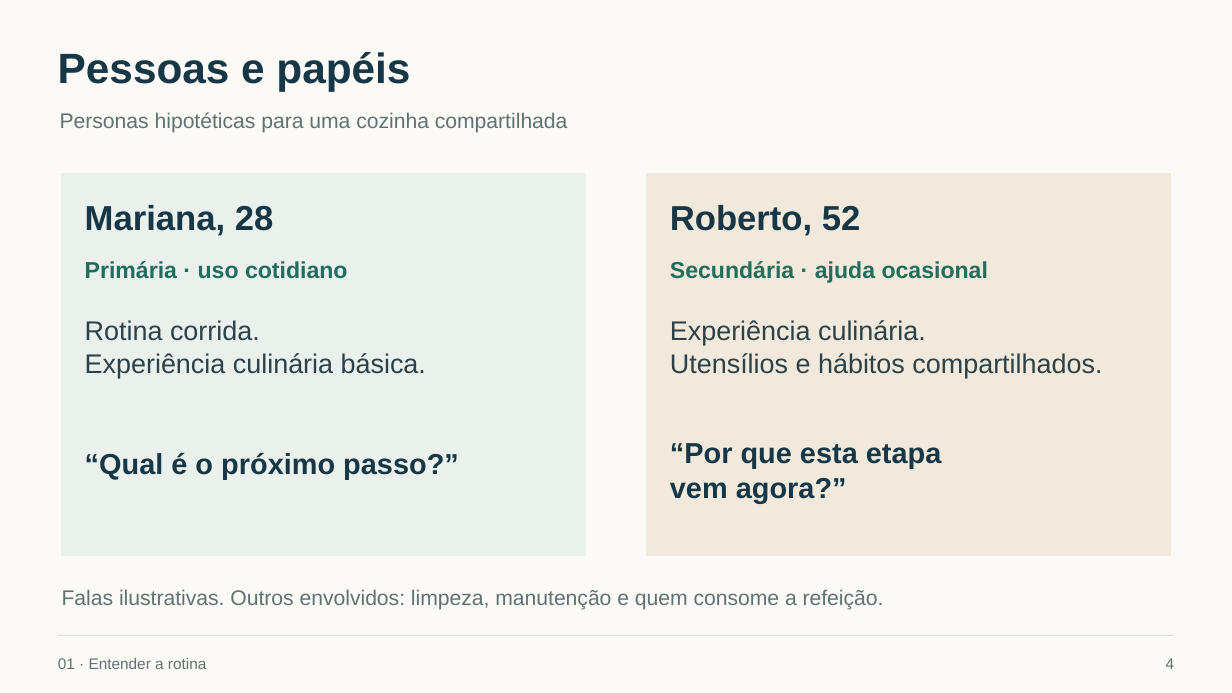
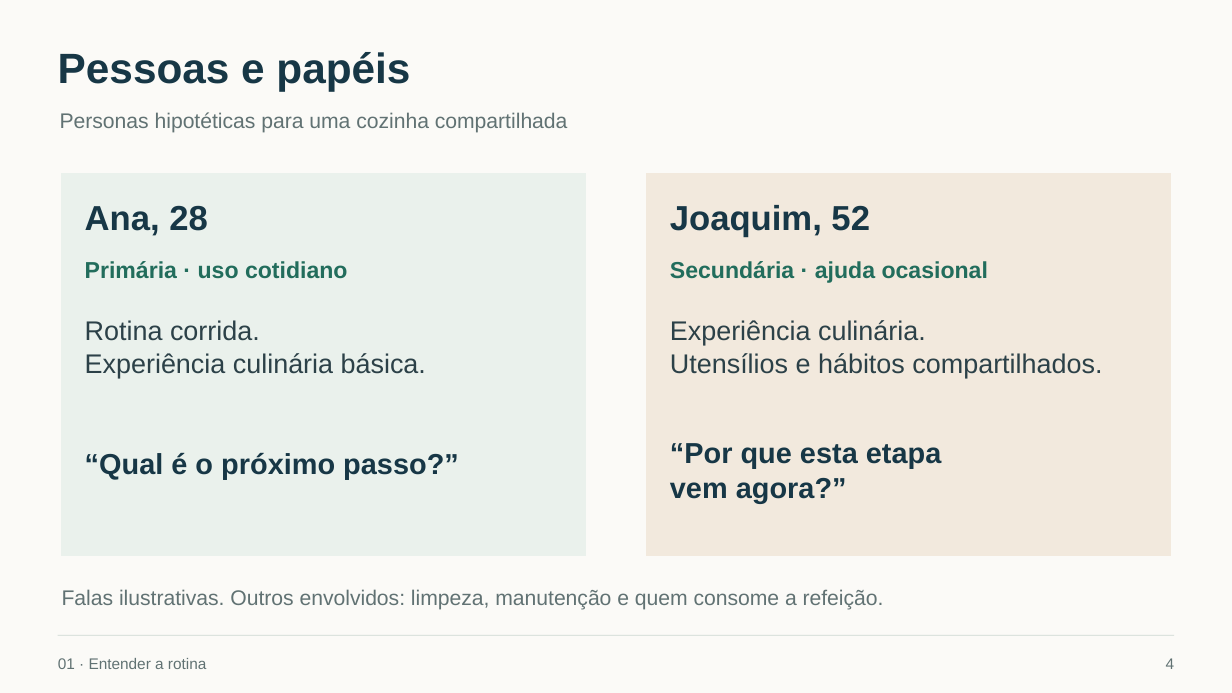
Before and after one commit to Toquinha443/chefbot-ihr, a slide deck: slide 4 of apresentacao/ChefBot_Apresentacao_Final.pptx. Drawn at 1232x693 pixels with LibreOffice and Linux fonts; fonts in the diff are those of the drawing. Boxes give left, top, right and bottom in pixels: in the first picture for what was removed or moved away, otherwise in the second. Text is boxed around its words. In the diff, an @@ line names an element or a change of style, - is before the commit and + after.

```diff
--- a/apresentacao/ChefBot_Apresentacao_Final.pptx
+++ b/apresentacao/ChefBot_Apresentacao_Final.pptx
@@ text at <box>85,206,208,236</box>: text changed @@
-Mariana, 28
+Ana, 28
@@ text at <box>670,205,870,238</box>: text changed @@
-Roberto, 52
+Joaquim, 52
```
Also in this commit, not shown: 3 other slides changed, 1 slide added, 1 slide removed, 9 other files.
